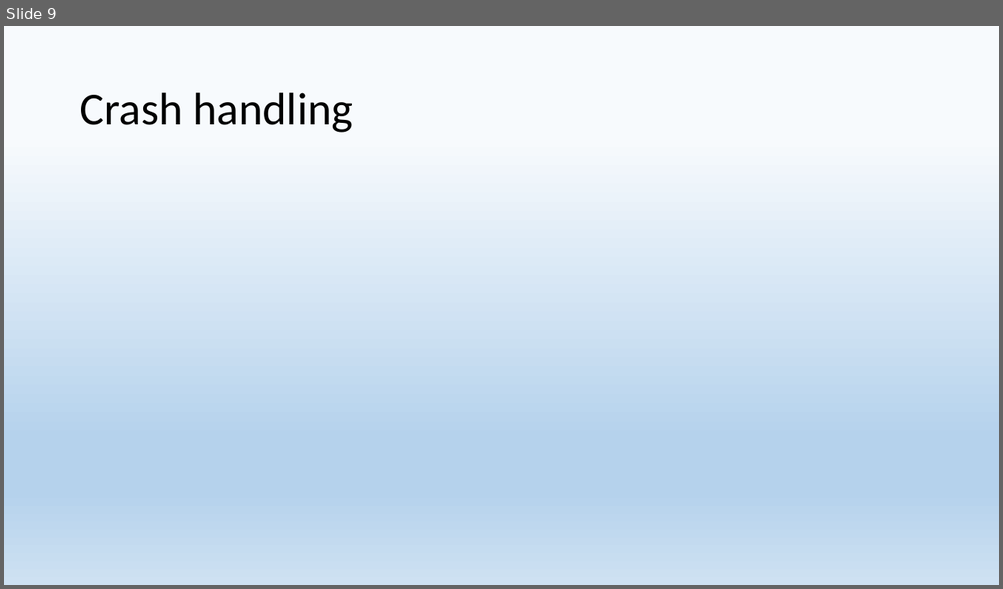
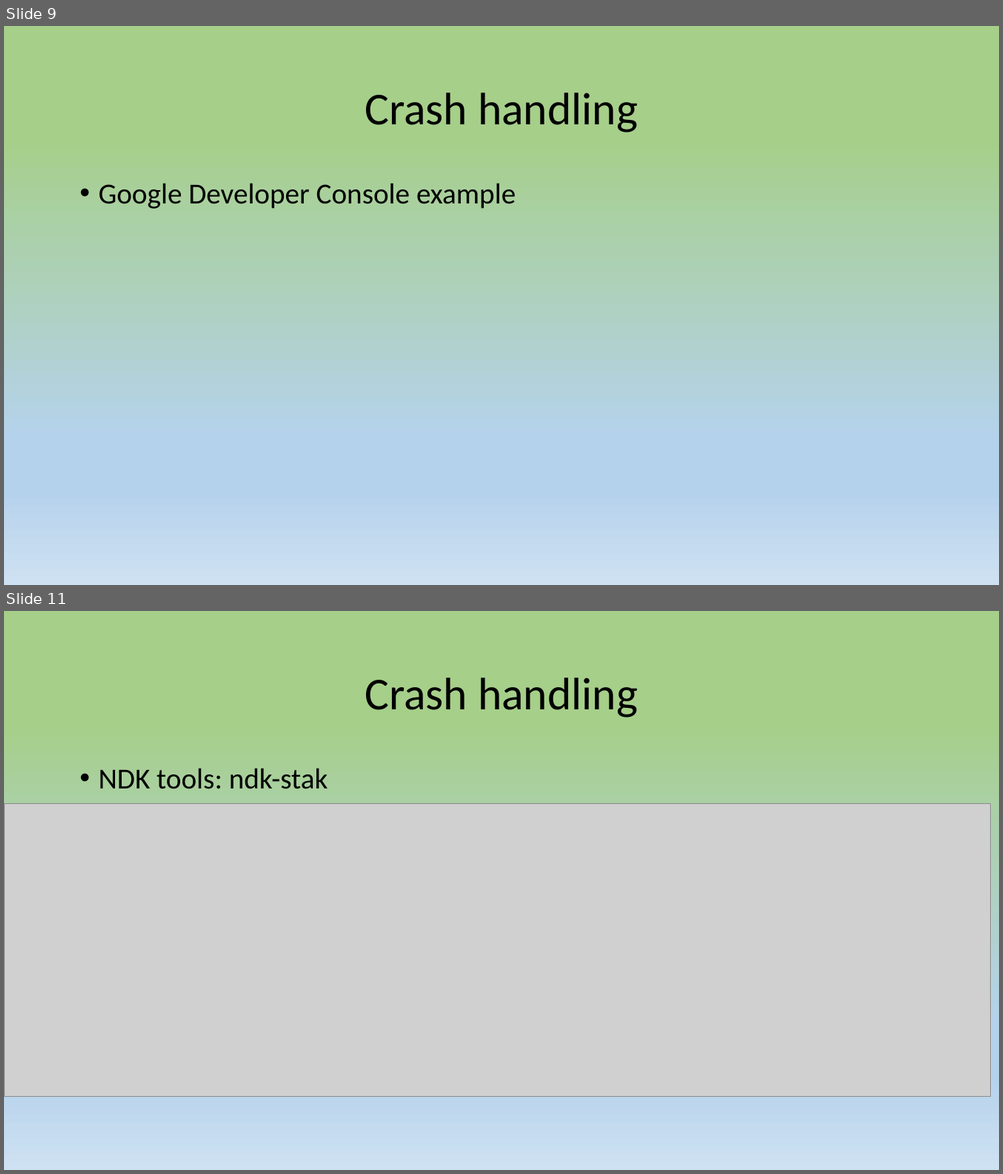
Before and after one commit to 9majka/NDK_presentation, a slide deck: NDK.pptx. Shown one above the other, each under a label of ours: slide 9 before the commit, slides 9 and 11 after it; the slides between them are not shown. The pictures are 1003x589 and 1003x1174 pixels, drawn with LibreOffice and Linux fonts; fonts in the diff are those of the drawing; grey boxes stand for pictures. Boxes give left, top, right and bottom in pixels: in the first picture for what was removed or moved away, otherwise in the second. Text is boxed around its words. In the diff, an @@ line names an element or a change of style, - is before the commit and + after.

```diff
--- a/NDK.pptx
+++ b/NDK.pptx
@@ slide 11 added at (4, 611, 999, 1170), background gradient #A6CF8A to #B5D2EC to #CEE1F2 @@
@@ title added at (364, 678, 637, 718), 44 pt, text #000000 @@
+Crash handling
@@ text added at (99, 768, 328, 789), 28 pt, text #000000 @@
+• NDK tools: ndk-stak
@@ picture added at (4, 803, 990, 1096) @@
@@ slide 9 changed as well @@
@@ background gradient #F7FAFD to #B5D2EC to #CEE1F2 to gradient #A6CF8A to #B5D2EC to #CEE1F2 @@
@@ title "Crash handling" at (364, 93, 637, 133): alignment left to centre @@
@@ text added at (99, 183, 515, 209), 28 pt, text #000000 @@
+• Google Developer Console example
```
Also in this commit, not shown: 9 other slides changed, 2 other slides added, 2 other files.
